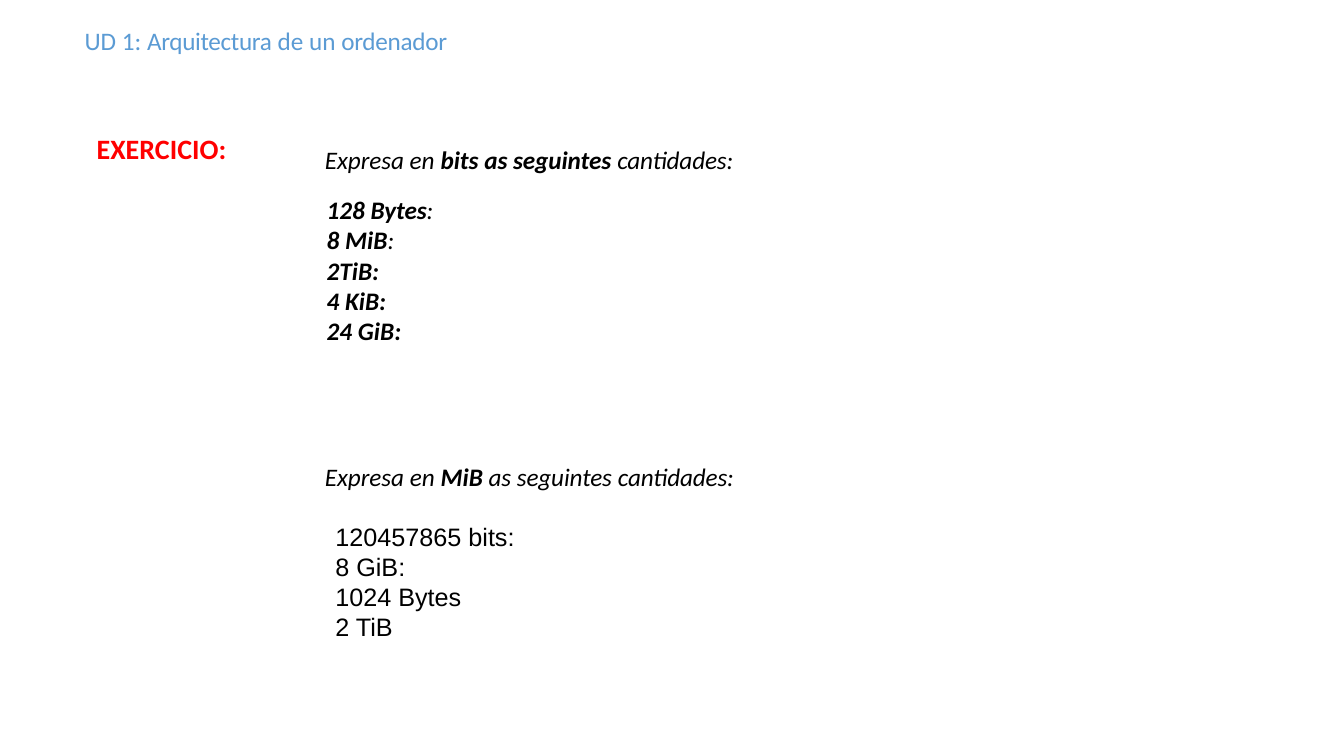
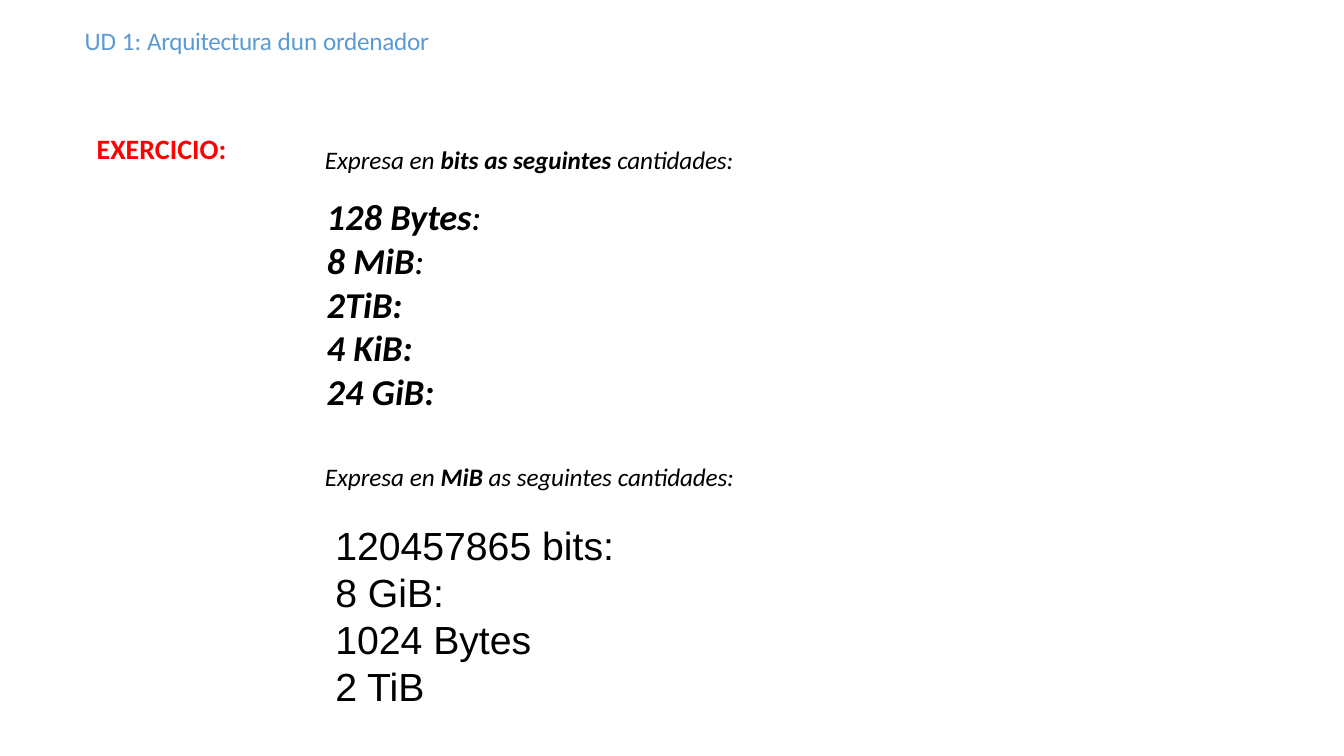
Before and after one commit to EduBelay/MME-blog, a slide deck: slide 5 of unidade01/resumos/UD01-RESUMEN UNIDADES DE MEDIDA.odp. Drawn at 1344x756 pixels with LibreOffice and Linux fonts; fonts in the diff are those of the drawing. Boxes give left, top, right and bottom in pixels: in the first picture for what was removed or moved away, otherwise in the second. Text is boxed around its words. In the diff, an @@ line names an element or a change of style, - is before the commit and + after.

```diff
--- a/unidade01/resumos/UD01-RESUMEN UNIDADES DE MEDIDA.odp
+++ b/unidade01/resumos/UD01-RESUMEN UNIDADES DE MEDIDA.odp
@@ text at (85, 32, 429, 54): text changed @@
-UD 1: Arquitectura de un ordenador
+UD 1: Arquitectura dun ordenador
@@ text "128 Bytes:" at (327, 205, 481, 406): size 18 to 26 pt @@
@@ text "120457865 bits:" at (335, 531, 614, 701): size 18 to 28 pt @@
```
Also in this commit, not shown: 10 other slides changed, 1 slide added.
